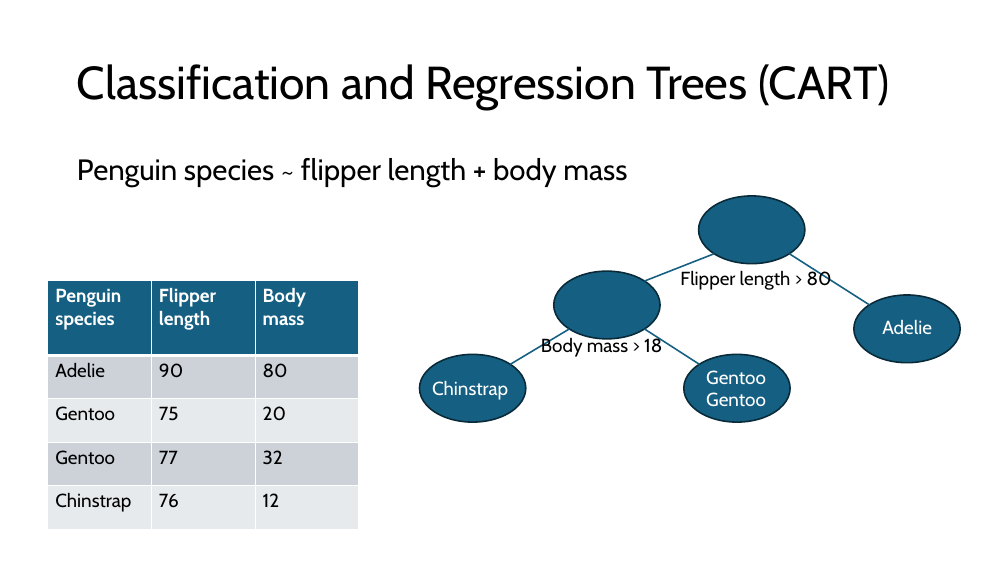
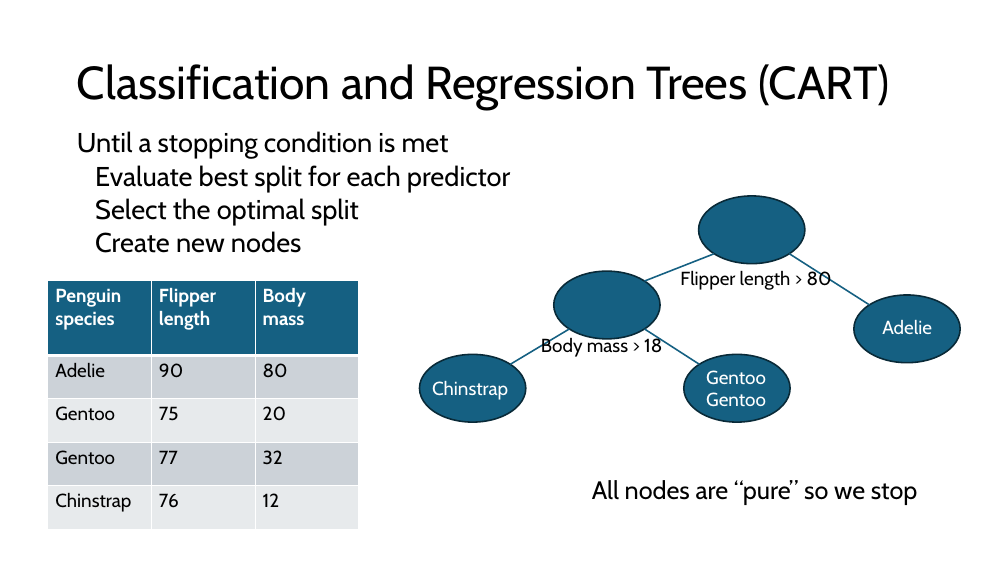
Before and after one commit to grantvagle/ml_methods_workshop, a slide deck: slide 36 of slides/02_model_eval_cv.pptx (slide 6 before the commit). Drawn at 1008x567 pixels with LibreOffice and Linux fonts; fonts in the diff are those of the drawing. Boxes give left, top, right and bottom in pixels: in the first picture for what was removed or moved away, otherwise in the second. Text is boxed around its words. In the diff, an @@ line names an element or a change of style, - is before the commit and + after.

```diff
--- a/slides/02_model_eval_cv.pptx
+++ b/slides/02_model_eval_cv.pptx
@@ text added at bbox=[77, 131, 510, 253], 25.9 pt, text #000000 @@
+Until a stopping condition is met
+Evaluate best split for each predictor
+Select the optimal split
+Create new nodes
@@ text removed at bbox=[77, 158, 627, 187] @@
-Penguin species ~ flipper length + body mass
@@ text added at bbox=[592, 480, 918, 505], 24 pt, text #000000 @@
+All nodes are “pure” so we stop
```
Also in this commit, not shown: 3 other slides changed, 24 slides added, 3 slides removed.
